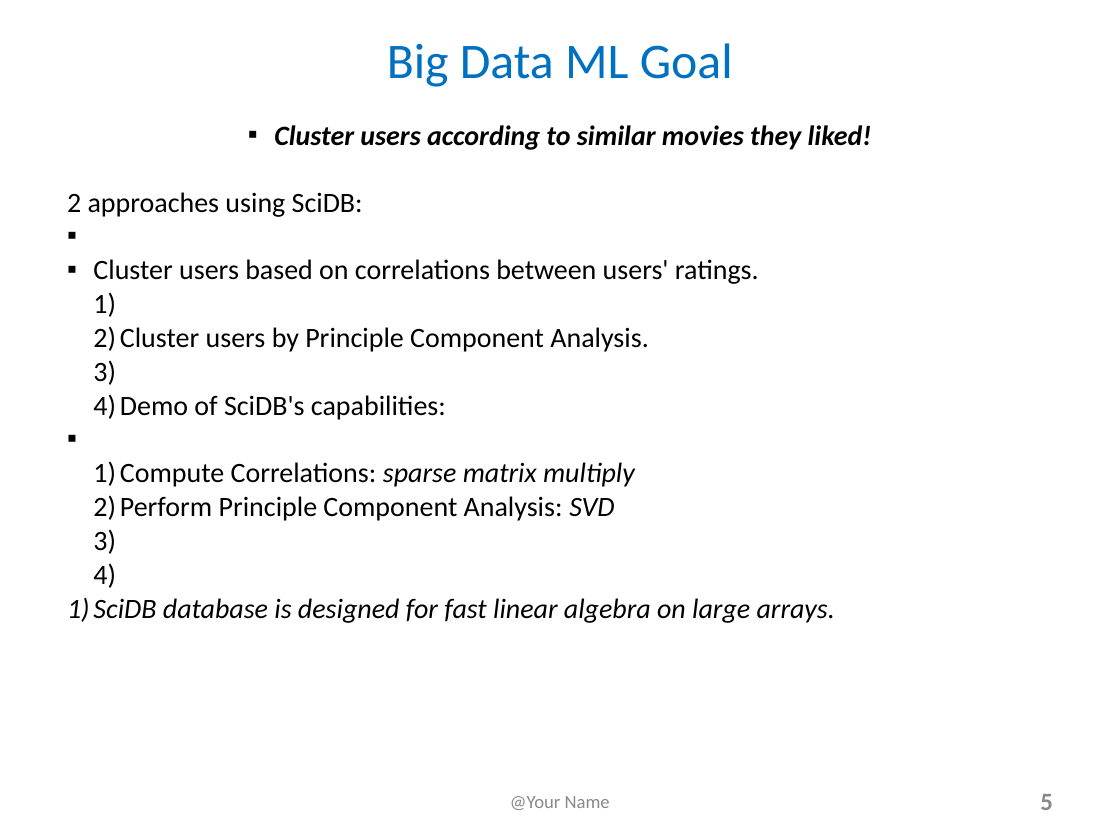
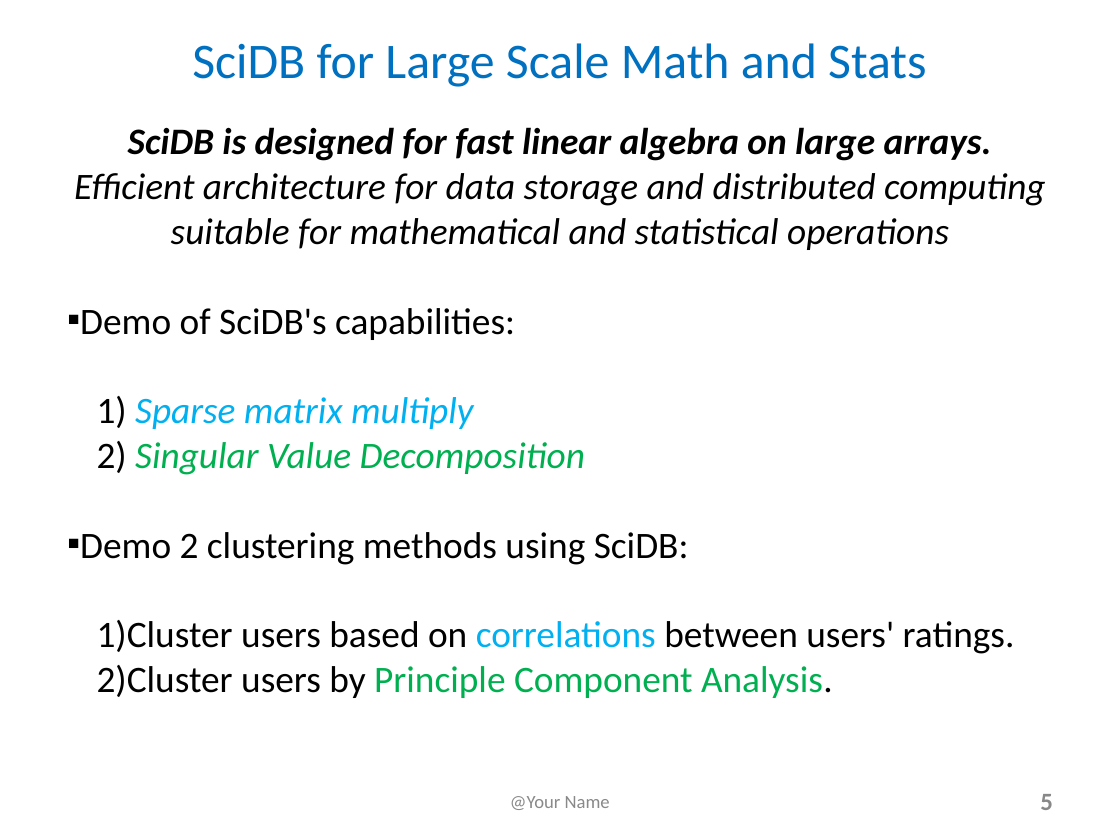
Before and after one commit to lchiaying/SciDB-project, a slide deck: slide 5 of FinalProjectSlides and YouTubeTitlePage_e63_2017.pptx. Drawn at 1120x840 pixels with LibreOffice and Linux fonts; fonts in the diff are those of the drawing. Boxes give left, top, right and bottom in pixels: in the first picture for what was removed or moved away, otherwise in the second. Text is boxed around its words. In the diff, an @@ line names an element or a change of style, - is before the commit and + after.

Commit message:
Fixed slides formatting

```diff
--- a/FinalProjectSlides and YouTubeTitlePage_e63_2017.pptx
+++ b/FinalProjectSlides and YouTubeTitlePage_e63_2017.pptx
@@ text at (192,43,926,87): text changed @@
-Big Data ML Goal
+SciDB for Large Scale Math and Stats
@@ text at (74,127,1045,565): text changed; size 18 to 24 pt; bold off @@
-▪ Cluster users according to similar movies they liked!
-▪ 2 approaches using SciDB:
+SciDB is designed for fast linear algebra on large arrays.
+Efficient architecture for data storage and distributed computing suitable for mathematical and statistical operations
+▪ Demo of SciDB's capabilities:
+  1) Sparse matrix multiply
+  2) Singular Value Decomposition
+▪ Demo 2 clustering methods using SciDB:
@@ text at (93,395,835,623): paragraphs removed @@
-▪ Demo of SciDB's capabilities:
-  1) Compute Correlations: sparse matrix multiply
-  2) Perform Principle Component Analysis: SVD
-1) SciDB database is designed for fast linear algebra on large arrays.
@@ text at (97,620,1015,698): size 18 to 24 pt in "Cluster users based on correlations between users' ...", "Cluster users by Principle Component Analysis."; text colour #000000 to #00B0F0 in "correlations"; text colour #000000 to #00B050 in "Principle Component Analysis."; indent changed @@
```
Also in this commit, not shown: 13 other slides changed.
